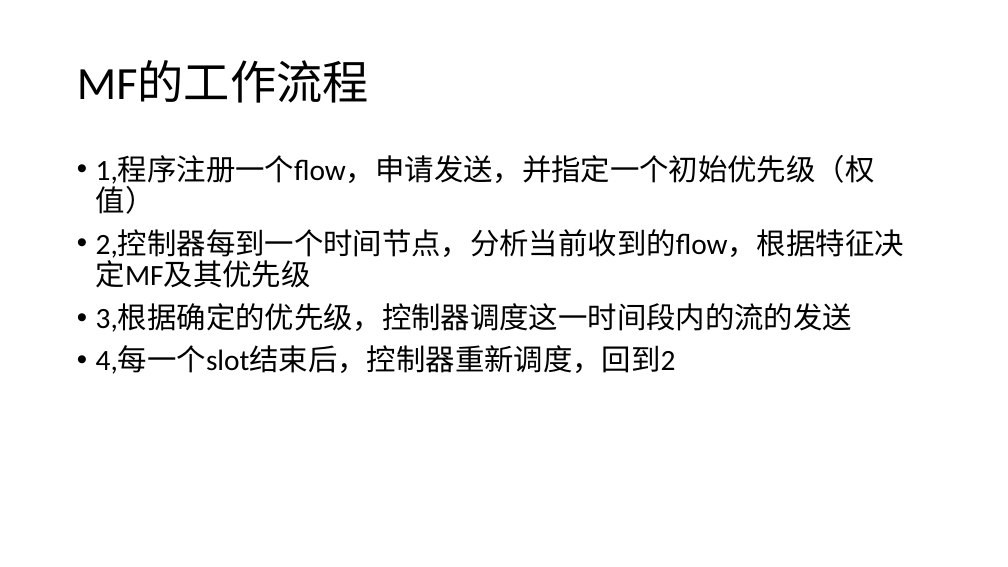
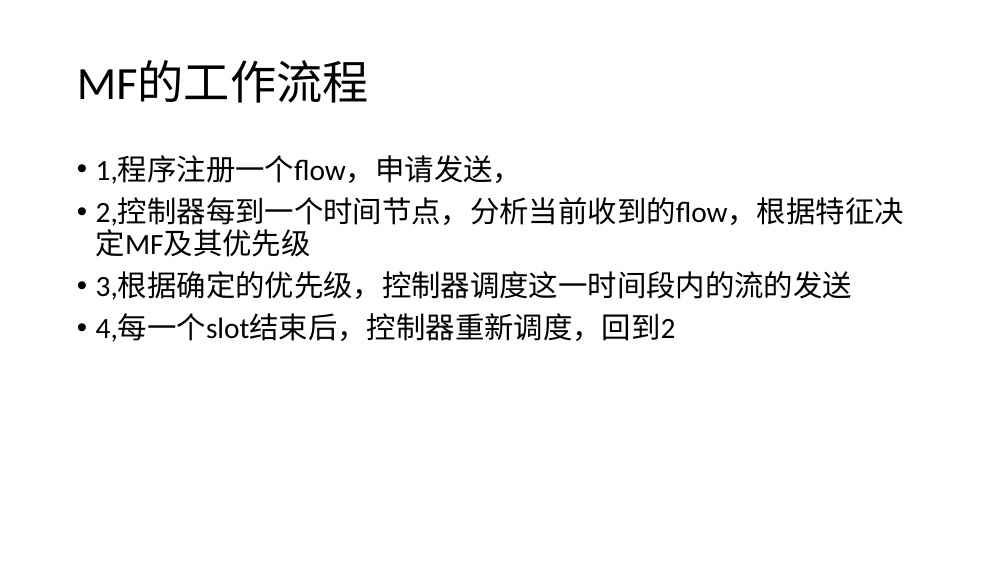
Before and after one commit to fhowen/metaflow, a slide deck: slide 7 of document/microflow.pptx. Drawn at 1008x567 pixels with LibreOffice and Linux fonts; fonts in the diff are those of the drawing. Boxes give left, top, right and bottom in pixels: in the first picture for what was removed or moved away, otherwise in the second. Text is boxed around its words. In the diff, an @@ line names an element or a change of style, - is before the commit and + after.

```diff
--- a/document/microflow.pptx
+++ b/document/microflow.pptx
@@ text at [96, 155, 522, 184]: text changed @@
-• 1,程序注册一个flow，申请发送，并指定一个初始优先级（权值）
+• 1,程序注册一个flow，申请发送，
```
Also in this commit, not shown: 2 other slides changed, 1 slide added, 1 slide removed, 5 other files.
